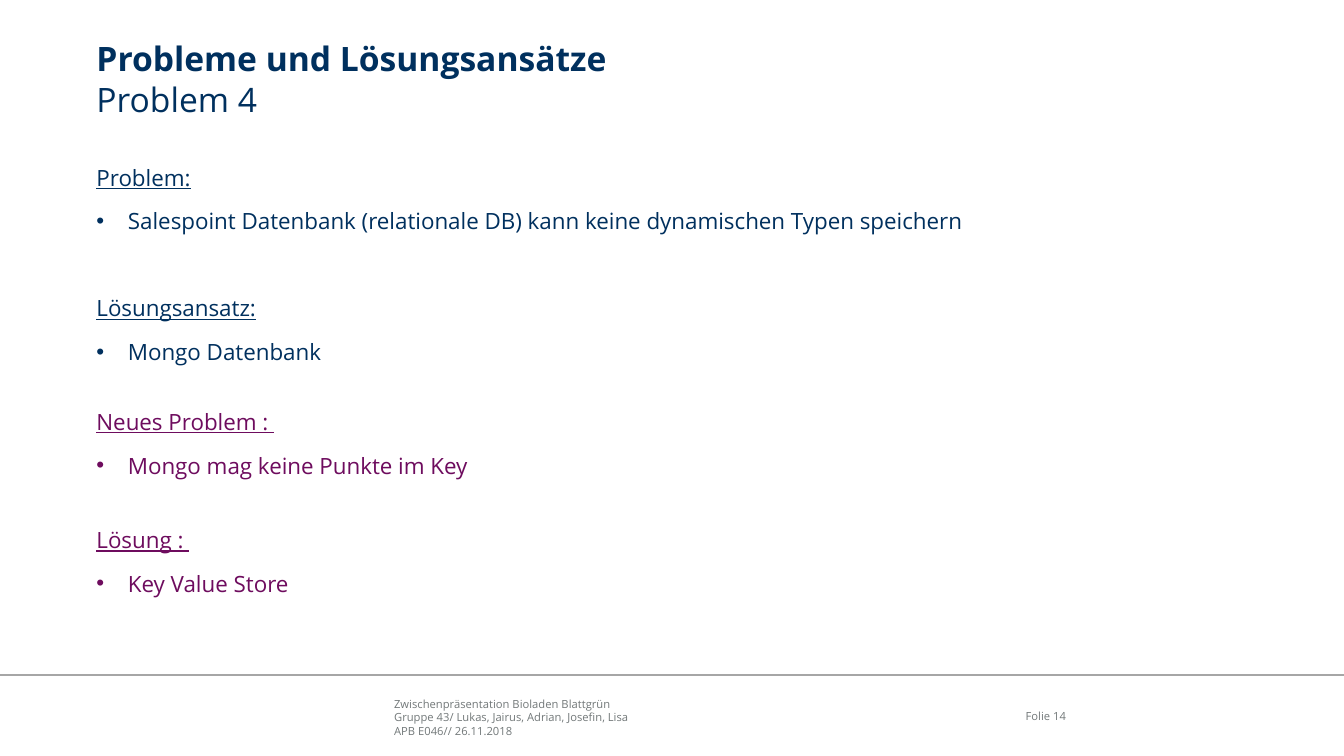
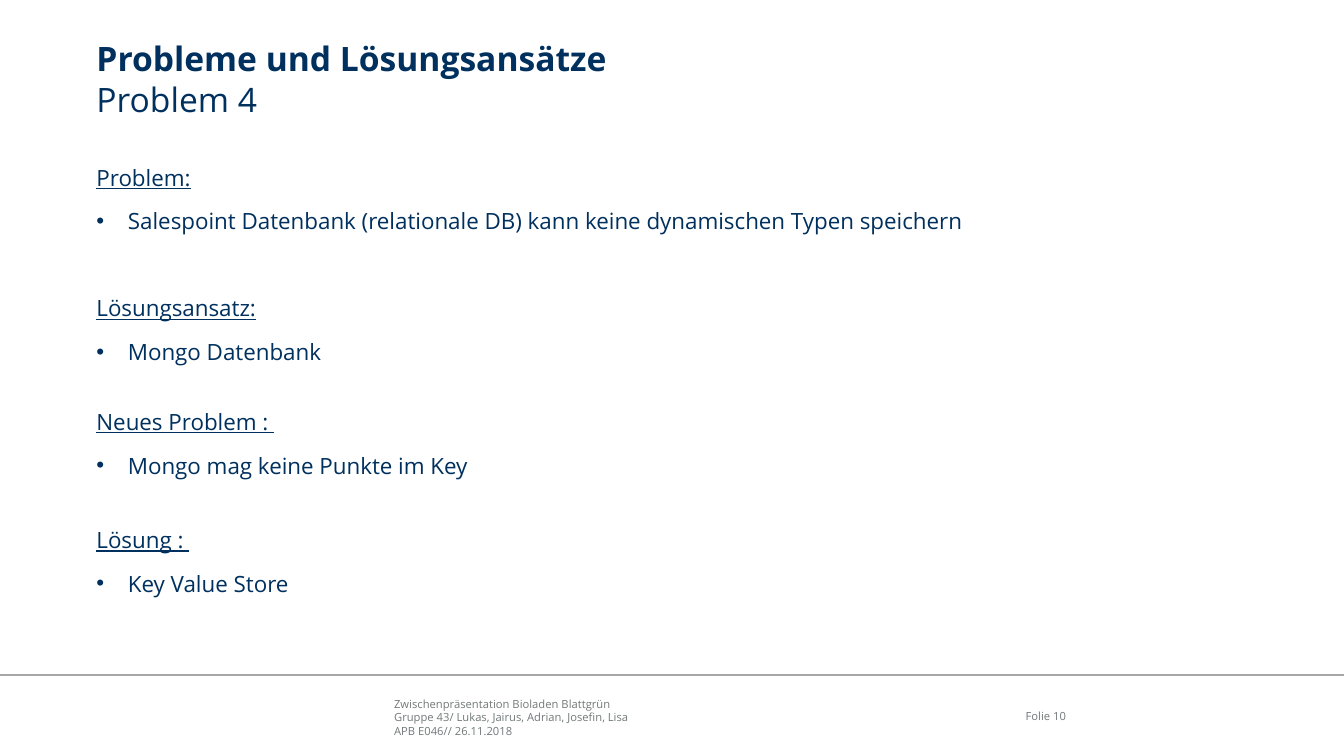
Before and after one commit to LimitlessGreen/swt18w43, a slide deck: slide 10 of src/main/presentation/Zwischenpraesentation.pptx (slide 14 before the commit). Drawn at 1344x756 pixels with LibreOffice and Linux fonts; fonts in the diff are those of the drawing; background and template pictures are left out. Boxes give left, top, right and bottom in pixels: in the first picture for what was removed or moved away, otherwise in the second. Text is boxed around its words. In the diff, an @@ line names an element or a change of style, - is before the commit and + after.

Commit message:
[Presentation] Updated

```diff
--- a/src/main/presentation/Zwischenpraesentation.pptx
+++ b/src/main/presentation/Zwischenpraesentation.pptx
@@ text "Neues Problem :" at [96,413,467,479]: text colour #6E0C5E to #00305E @@
@@ text "Lösung :" at [96,531,289,597]: text colour #6E0C5E to #00305E @@
@@ page number at [1026,711,1066,720]: text changed @@
-Folie 14
+Folie 10
```
Also in this commit, not shown: 4 other slides changed, 1 slide added, 4 slides removed.
